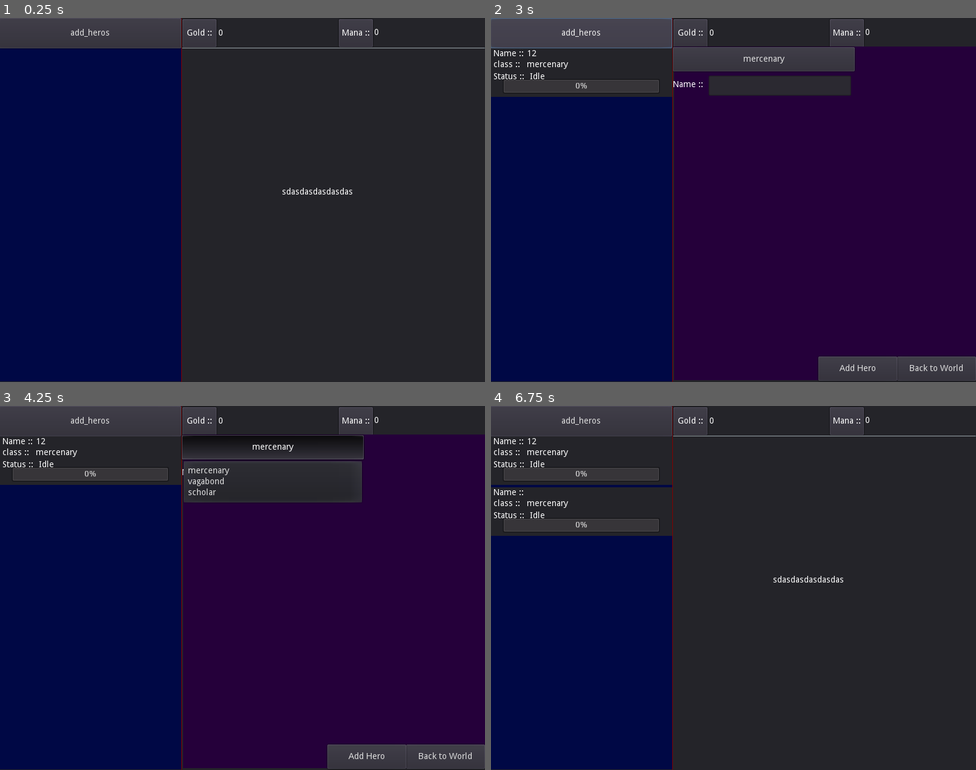
Above: before the commit, frames 1-4 (two rows, left to right).
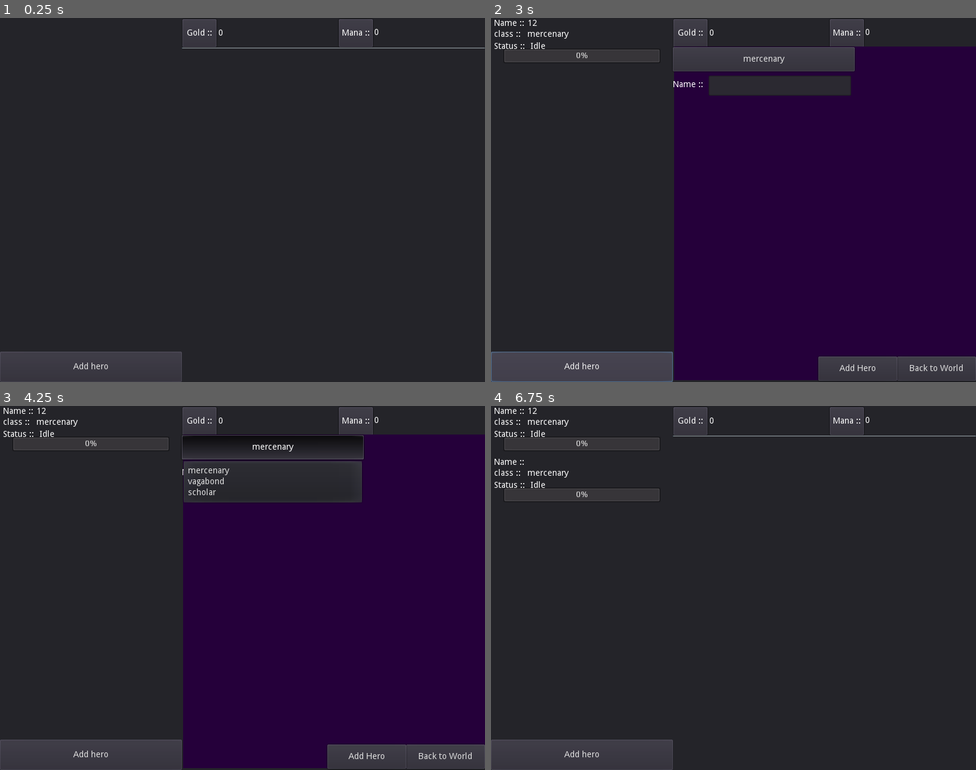
Above: after the commit, the same moments.

Repository: Drakosam/idleguild
Game: Godot game, scene res://main.tscn
The game is run twice, just before and just after one commit, with the same random seed, the same clock (stepped at 60 frames per second) and the same inputs.
Inputs (mouse positions are in pixels of both pictures, inside the frame that each line leads up to):
- Up to frame 1 (0.25 s): no input
- Up to frame 2 (3 s): click "add_heros" (after the commit: "Add hero") at 0.5 s; click (782, 87) at 1.27 s; type "12" at 1.35 s; click "Add Hero" at 2 s; click "add_heros" (after the commit: "Add hero") at 2.75 s
- Up to frame 3 (4.25 s): click "mercenary" at 3.5 s
- Up to frame 4 (6.75 s): click "Add Hero" at 4.25 s; click "mercenary" at 5 s; click "add_heros" (after the commit: "Add hero") at 5.75 s; click "Add Hero" at 6.5 s

The runs differ from the first frame. In frame 1, 36% of the frame differs, in the area x 0-73%, y 0-100%; in frame 2, 33%; in frame 3, 32%; in frame 4, 28%.

Commit message:
move hero desc to seperate component

Diff:
--- /dev/null
+++ b/src/hero_short_panel.tscn
@@ -0,0 +1,61 @@
+[gd_scene load_steps=2 format=2]
+
+[sub_resource type="GDScript" id=1]
+script/source = "extends Panel
+
+const NewHeroShort = preload(\"res://short_hero.tscn\")
+
+signal show_add_new_hero_panel()
+
+
+func _ready():
+	pass # Replace with function body.
+
+
+func add_hero_short_desc_item(new_hero):
+	var new_item =  NewHeroShort.instance()
+	new_item.set_class(new_hero.hero_class)
+	new_item.set_name(new_hero.hero_name)
+	$ScrollContainer/VBoxContainer.add_child(new_item)
+
+
+func _on_Button_button_up():
+	emit_signal(\"show_add_new_hero_panel\") # Replace with function body.
+"
+
+[node name="HeroDesc" type="Panel"]
+margin_right = 333.0
+margin_bottom = 584.0
+script = SubResource( 1 )
+__meta__ = {
+"_edit_use_anchors_": false
+}
+
+[node name="Button" type="Button" parent="."]
+anchor_top = 1.0
+anchor_right = 1.0
+anchor_bottom = 1.0
+margin_top = -50.0
+text = "Add hero"
+__meta__ = {
+"_edit_use_anchors_": false
+}
+
+[node name="HerosPanel" type="Panel" parent="."]
+anchor_right = 1.0
+anchor_bottom = 1.0
+margin_bottom = -50.0
+
+[node name="ScrollContainer" type="ScrollContainer" parent="."]
+anchor_right = 1.0
+anchor_bottom = 1.0
+margin_bottom = -50.0
+__meta__ = {
+"_edit_use_anchors_": false
+}
+
+[node name="VBoxContainer" type="VBoxContainer" parent="ScrollContainer"]
+margin_right = 333.0
+size_flags_horizontal = 3
+
+[connection signal="button_up" from="Button" to="." method="_on_Button_button_up"]
--- a/src/main.tscn
+++ b/src/main.tscn
@@ -1,12 +1,11 @@
-[gd_scene load_steps=4 format=2]
+[gd_scene load_steps=5 format=2]
 
 [ext_resource path="res://top_panel.tscn" type="PackedScene" id=1]
 [ext_resource path="res://new_hero.tscn" type="PackedScene" id=2]
+[ext_resource path="res://hero_short_panel.tscn" type="PackedScene" id=3]
 
 [sub_resource type="GDScript" id=1]
 script/source = "extends Node2D
-
-const NewHeroShort = preload(\"res://short_hero.tscn\")
 
 var show_hero_tab = false
 var hero_list = []
@@ -14,11 +13,6 @@
 
 func _ready():
 	_show_tab('world')
-
-
-func _on_add_heros():
-	$CanvasLayer/new_heros_tab/new_hero_componennt.reset_new_hero()
-	_show_tab('add_hero')
 
 
 func _hide_all_tabs():
@@ -42,12 +36,13 @@
 	_show_tab('world')
 	new_hero.id = hero_list.size()
 	hero_list.append(new_hero)
+	$CanvasLayer/Panel/HeroDesc.add_hero_short_desc_item(new_hero)
 
-	var new_item =  NewHeroShort.instance()
-	new_item.set_class(new_hero.hero_class)
-	new_item.set_name(new_hero.hero_name)
 
-	$CanvasLayer/Panel/herros_panel/ScrollContainer/hero_list_short.add_child(new_item)
+
+func _on_HeroDesc_show_add_new_hero_panel():
+	$CanvasLayer/new_heros_tab/new_hero_componennt.reset_new_hero()
+	_show_tab('add_hero')
 "
 
 [node name="Node2D" type="Node2D"]
@@ -93,60 +88,13 @@
 "_edit_use_anchors_": false
 }
 
-[node name="ColorRect" type="ColorRect" parent="CanvasLayer/Panel"]
+[node name="HeroDesc" parent="CanvasLayer/Panel" instance=ExtResource( 3 )]
 anchor_right = 1.0
 anchor_bottom = 1.0
-color = Color( 0.521569, 0, 0, 1 )
-__meta__ = {
-"_edit_use_anchors_": false
-}
-
-[node name="herros_panel" type="Panel" parent="CanvasLayer/Panel"]
-anchor_right = 1.0
-anchor_bottom = 1.0
-margin_left = -1.0
-margin_right = -1.0
-__meta__ = {
-"_edit_use_anchors_": false
-}
-
-[node name="ColorRect" type="ColorRect" parent="CanvasLayer/Panel/herros_panel"]
-anchor_right = 1.0
-anchor_bottom = 1.0
-margin_top = -0.943863
-margin_bottom = -0.943848
-color = Color( 0, 0.0352941, 0.27451, 1 )
-__meta__ = {
-"_edit_use_anchors_": false
-}
-
-[node name="Button" type="Button" parent="CanvasLayer/Panel/herros_panel"]
-anchor_right = 1.0
-margin_bottom = 50.0
-text = "add_heros"
-__meta__ = {
-"_edit_use_anchors_": false
-}
-
-[node name="ScrollContainer" type="ScrollContainer" parent="CanvasLayer/Panel/herros_panel"]
-anchor_right = 1.0
-anchor_bottom = 1.0
-margin_top = 50.0
-__meta__ = {
-"_edit_use_anchors_": false
-}
-
-[node name="hero_list_short" type="VBoxContainer" parent="CanvasLayer/Panel/herros_panel/ScrollContainer"]
-margin_right = 300.0
-margin_bottom = 550.0
-size_flags_horizontal = 3
-size_flags_vertical = 3
-__meta__ = {
-"_edit_use_anchors_": false
-}
+margin_right = 0.0
+margin_bottom = 0.0
 
 [node name="world_map" type="Panel" parent="CanvasLayer"]
-visible = false
 anchor_right = 1.0
 anchor_bottom = 1.0
 margin_left = 300.0
@@ -155,18 +103,8 @@
 "_edit_use_anchors_": false
 }
 
-[node name="Label" type="Label" parent="CanvasLayer/world_map"]
-margin_left = 165.49
-margin_top = 230.225
-margin_right = 343.49
-margin_bottom = 300.225
-custom_colors/font_color = Color( 1, 1, 1, 1 )
-text = "sdasdasdasdasdas"
-__meta__ = {
-"_edit_use_anchors_": false
-}
-
 [node name="new_heros_tab" type="Panel" parent="CanvasLayer"]
+visible = false
 anchor_right = 1.0
 anchor_bottom = 1.0
 margin_left = 300.0
@@ -182,6 +120,6 @@
 margin_right = 0.0
 margin_bottom = -1.88776
 
-[connection signal="button_up" from="CanvasLayer/Panel/herros_panel/Button" to="." method="_on_add_heros"]
+[connection signal="show_add_new_hero_panel" from="CanvasLayer/Panel/HeroDesc" to="." method="_on_HeroDesc_show_add_new_hero_panel"]
 [connection signal="add_new_hero" from="CanvasLayer/new_heros_tab/new_hero_componennt" to="." method="_on_new_hero_componennt_add_new_hero"]
 [connection signal="go_back_to_world" from="CanvasLayer/new_heros_tab/new_hero_componennt" to="." method="_on_Panel_go_back_to_world"]
